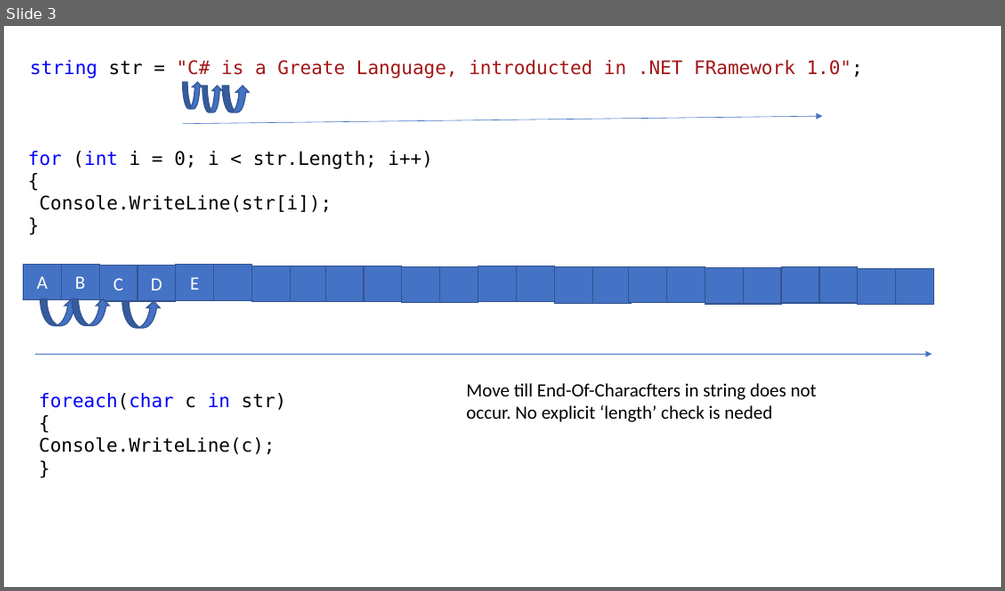
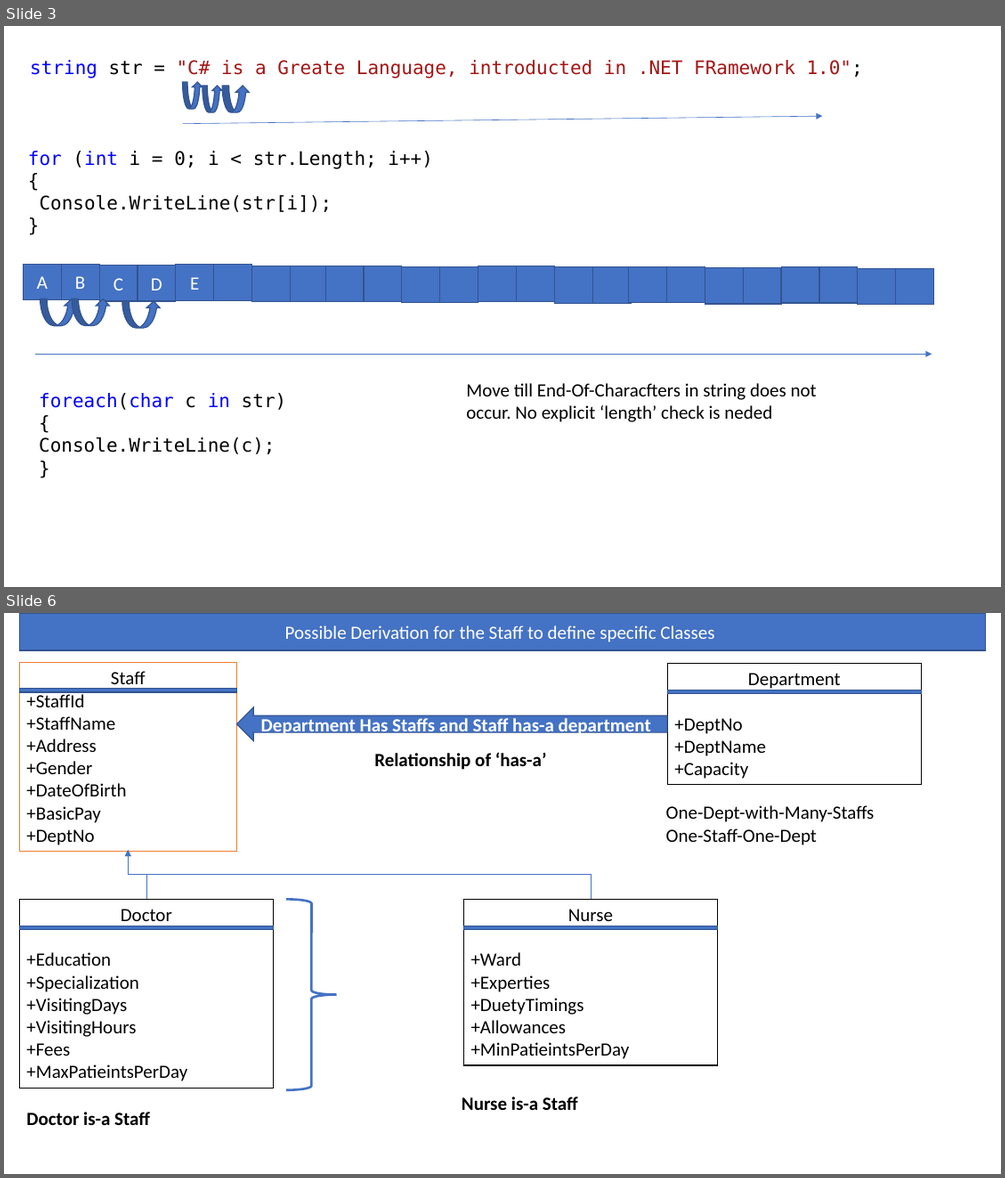
Before and after one commit to maheshsabnis/CS_Applications_MB, a slide deck: MB_Training_Images.pptx. Shown one above the other, each under a label of ours: slide 3 before the commit, slides 3 and 6 after it; the slides between them are not shown. The pictures are 1005x591 and 1005x1178 pixels, drawn with LibreOffice and Linux fonts; fonts in the diff are those of the drawing. Boxes give left, top, right and bottom in pixels: in the first picture for what was removed or moved away, otherwise in the second. Text is boxed around its words. In the diff, an @@ line names an element or a change of style, - is before the commit and + after.

Commit message:
Date:10-Aug-2022

```diff
--- a/MB_Training_Images.pptx
+++ b/MB_Training_Images.pptx
@@ slide 6 added at [4, 613, 1001, 1174], background #FFFFFF @@
@@ rectangle added at [19, 613, 985, 650], fill #4472C4, outline #325491 1 pt, 18 pt, text #FFFFFF @@
+Possible Derivation for the Staff to define specific Classes
@@ rectangle added at [19, 662, 236, 851], fill #FFFFFF, outline #ED7D31 1 pt, 18 pt, text #000000 @@
+Staff
++StaffId
++StaffName
++Address
++Gender
++DateOfBirth
++BasicPay
++DeptNo
@@ rectangle added at [667, 663, 922, 784], fill #FFFFFF, outline #000000 1 pt, 18 pt, text #000000 @@
+Department
++DeptNo
++DeptName
++Capacity
@@ rectangle added at [19, 689, 236, 692], fill #4472C4, outline #325491 1 pt @@
@@ rectangle added at [667, 690, 922, 694], fill #4472C4, outline #325491 1 pt @@
@@ left arrow added at [236, 707, 667, 741], fill #4472C4, outline #325491 1 pt, 18 pt, text #FFFFFF, bold @@
+Department Has Staffs and Staff has-a department
@@ text added at [374, 752, 547, 770], 18 pt, text #000000, bold @@
+Relationship of ‘has-a’
@@ text added at [666, 805, 874, 845], 18 pt, text #000000 @@
+One-Dept-with-Many-Staffs
+One-Staff-One-Dept
@@ elbow arrow added from (146, 900) to (128, 850), #4472C4 0.5 pt @@
@@ elbow arrow added from (591, 900) to (128, 850), #4472C4 0.5 pt @@
@@ rectangle added at [19, 900, 273, 1088], fill #FFFFFF, outline #000000 1 pt, 18 pt, text #000000 @@
+Doctor
++Education
++Specialization
++VisitingDays
++VisitingHours
++Fees
++MaxPatieintsPerDay
@@ right brace added at [287, 900, 337, 1090], outline #4472C4 2.25 pt @@
@@ rectangle added at [464, 900, 718, 1065], fill #FFFFFF, outline #000000 1 pt, 18 pt, text #000000 @@
+Nurse
++Ward
++Experties
++DuetyTimings
++Allowances
++MinPatieintsPerDay
@@ rectangle added at [19, 925, 273, 929], fill #4472C4, outline #325491 1 pt @@
@@ rectangle added at [464, 925, 718, 929], fill #4472C4, outline #325491 1 pt @@
@@ text added at [26, 1111, 150, 1125], 18 pt, text #000000, bold @@
+Doctor is-a Staff
@@ text added at [461, 1096, 578, 1110], 18 pt, text #000000, bold @@
+Nurse is-a Staff
```
Also in this commit, not shown: 3 other slides added, 8 other files.
